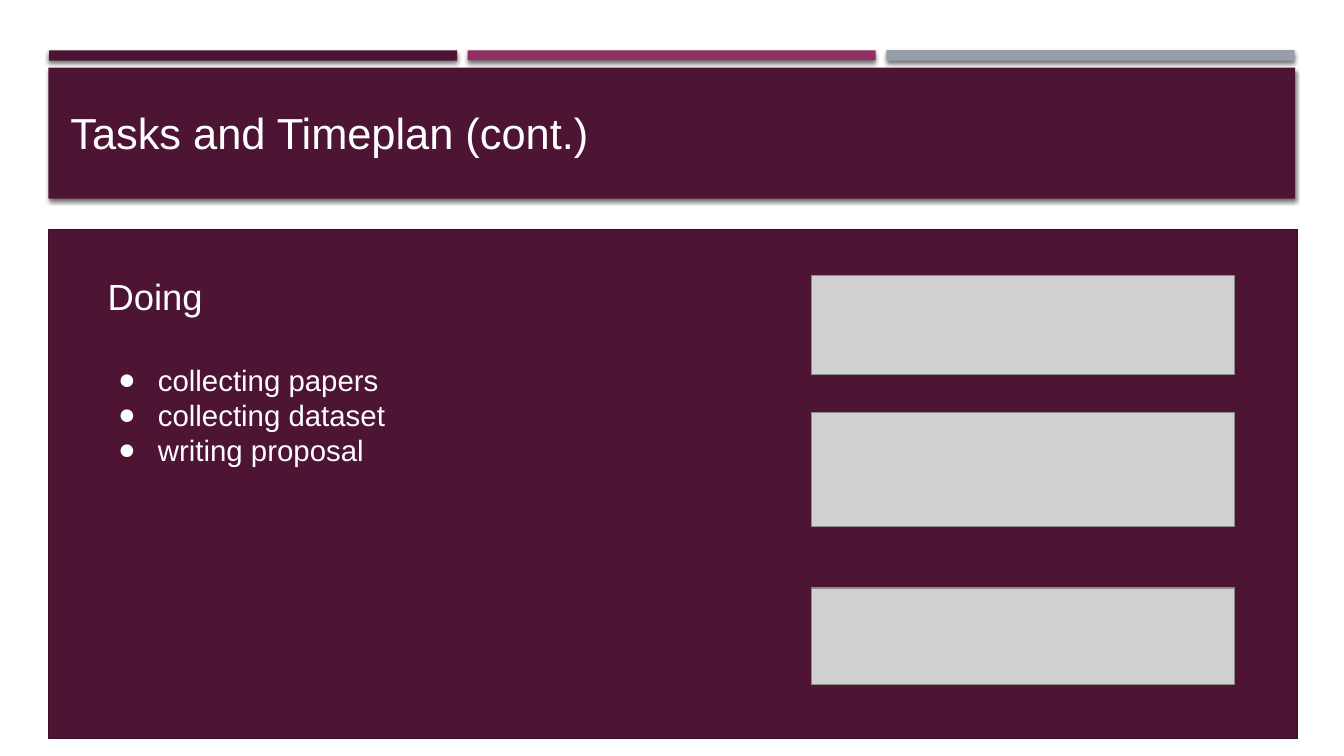
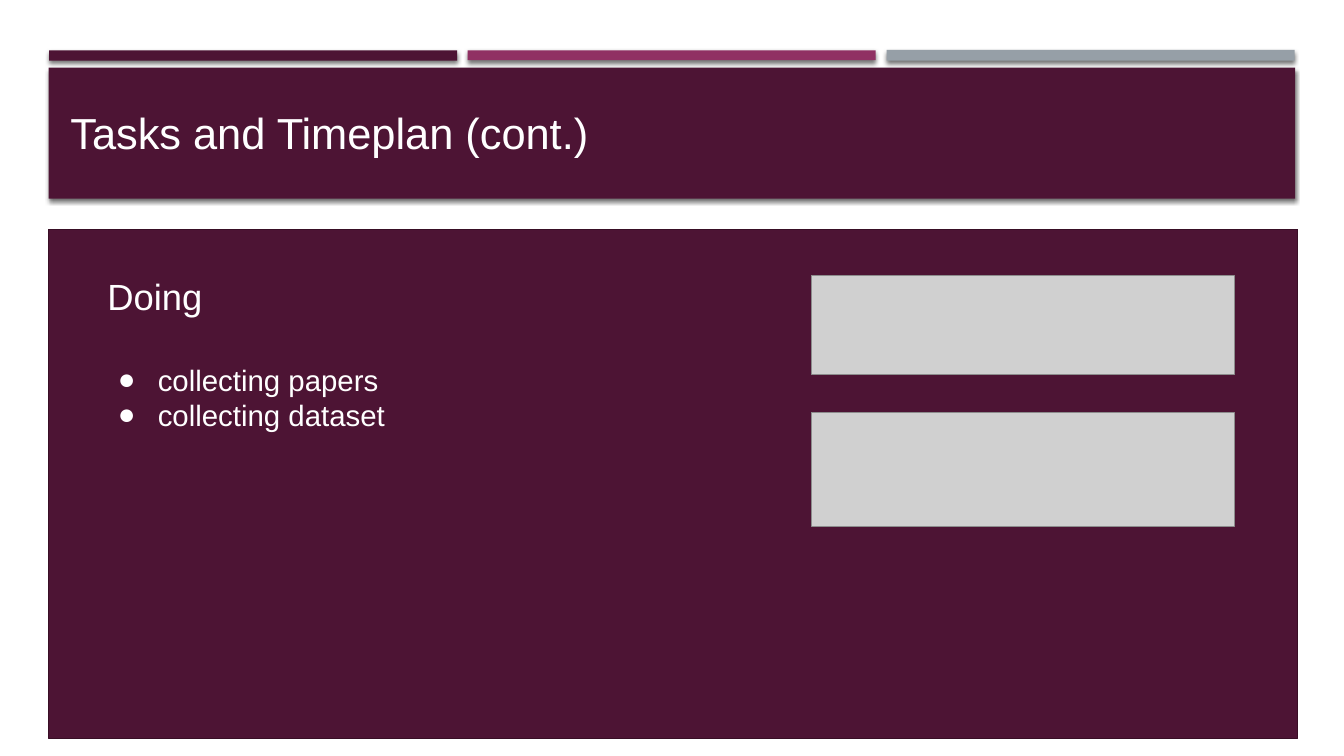
Before and after one commit to YoussifAssem/Genatac, a slide deck: slide 10 of E-Genetics/Proposal/genetics(2).pptx. Drawn at 1344x756 pixels with LibreOffice and Linux fonts; fonts in the diff are those of the drawing; grey boxes stand for pictures. Boxes give left, top, right and bottom in pixels: in the first picture for what was removed or moved away, otherwise in the second. Text is boxed around its words. In the diff, an @@ line names an element or a change of style, - is before the commit and + after.

Commit message:
update

```diff
--- a/E-Genetics/Proposal/genetics(2).pptx
+++ b/E-Genetics/Proposal/genetics(2).pptx
@@ rectangle at (48,229,1298,738): outline #380E25 0.75 pt to #380E25 0.74 pt @@
@@ text at (158,439,364,467): paragraph removed @@
-● writing proposal
@@ picture removed at (812,588,1234,685) @@
```
Also in this commit, not shown: 18 other slides changed.
